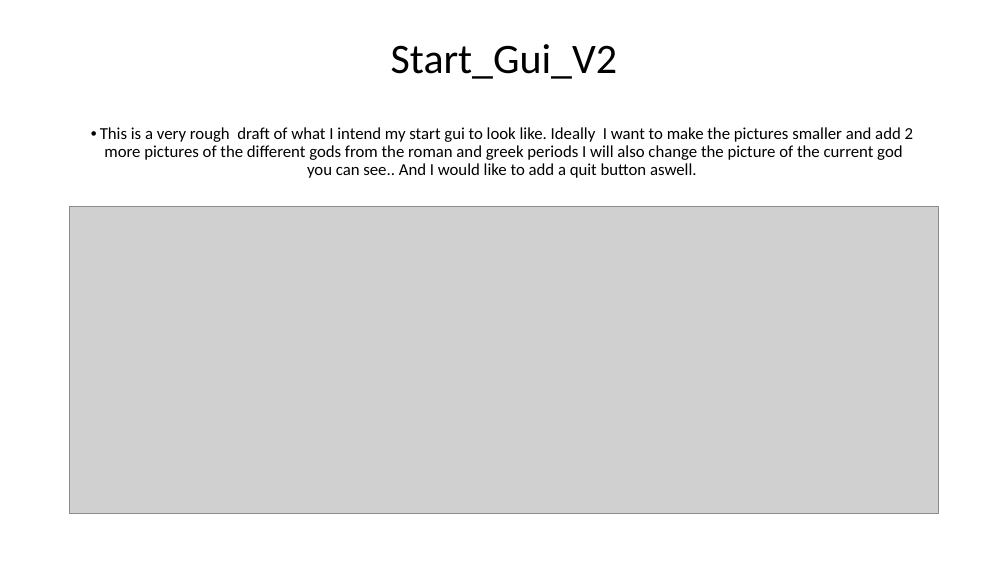
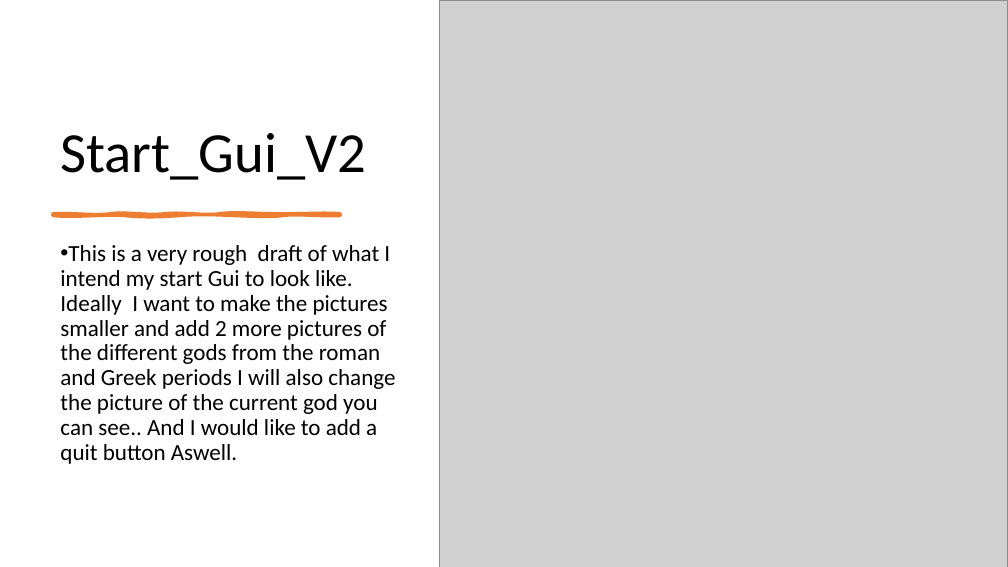
Before and after one commit to morrisj70800/01_Assesment, a slide deck: slide 6 of Programming Assesment.pptx (slide 7 before the commit). Drawn at 1008x567 pixels with LibreOffice and Linux fonts; fonts in the diff are those of the drawing; grey boxes stand for pictures. Boxes give left, top, right and bottom in pixels: in the first picture for what was removed or moved away, otherwise in the second. Text is boxed around its words. In the diff, an @@ line names an element or a change of style, - is before the commit and + after.

Commit message:
Game Class GUI
Started development of game class gui

```diff
--- a/Programming Assesment.pptx
+++ b/Programming Assesment.pptx
@@ title "Start_Gui_V2": place and size @@
-title "Start_Gui_V2" at (391, 44, 617, 79)
+title "Start_Gui_V2" at (60, 133, 366, 180)
@@ title "Start_Gui_V2" at (60, 133, 366, 180): size 40 to 54 pt; alignment centre to left; vertical alignment middle to bottom @@
@@ picture: place and size @@
-picture at (69, 207, 938, 513)
+picture at (439, 0, 1008, 567)
@@ text "This is a very rough ..." at (60, 245, 395, 464): vertical alignment middle to top @@
@@ freeform shape added at (53, 214, 340, 216), fill #ED7D31, outline #ED7D31 3.5 pt @@
@@ text at (60, 245, 395, 464): text changed; size 16 to 22 pt @@
-• This is a very rough draft of what I intend my start gui to look like. Ideally I want to make the pictures smaller and add 2 more pictures of the different gods from the roman and greek periods I will also change the picture of the current god you can see.. And I would like to add a quit button aswell.
+• This is a very rough draft of what I intend my start Gui to look like. Ideally I want to make the pictures smaller and add 2 more pictures of the different gods from the roman and Greek periods I will also change the picture of the current god you can see.. And I would like to add a quit button Aswell.
```
Also in this commit, not shown: 4 other slides changed, 1 slide added, 2 other files.
